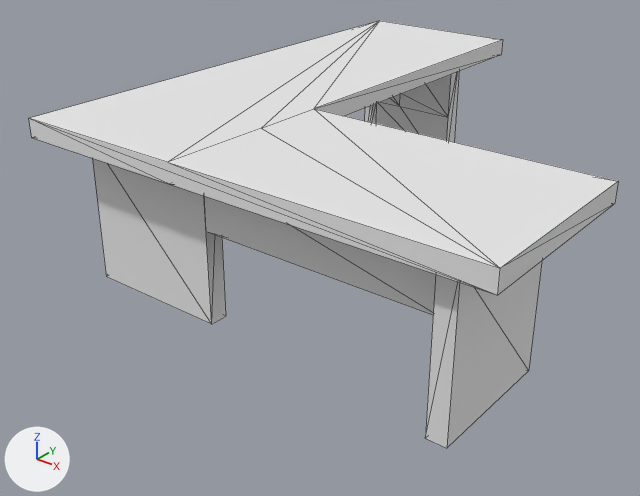
Two versions of the OBJ model media/model/mapmodel/nieb/desk01/flip/model.obj, one commit apart.
Before and after are seen from a camera (50 mm lens) standing at (24.6, -39.0, 22.4) and looking at (-3.0, -4.6, 1.0). The lights are fixed; the arrows at lower left show +X, +Y and +Z. Mesh edges are drawn as thin lines. Where no turn or scale is listed for an object, it has been applied to the vertices. Vertices at the same position are counted once.

The first picture shows 'model.obj'.
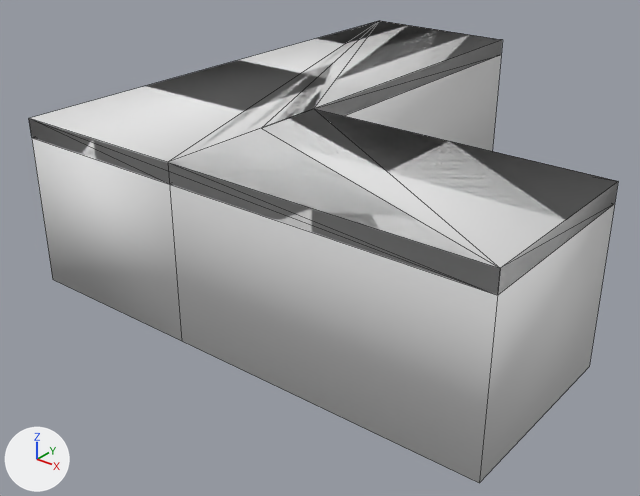
Changed parts and their boxes (x1, y1, x2, y2) in the pictures (640 x 496 px):
'model.obj', reshaped (8% taller)
    before: (29, 21, 618, 448)
    after: (29, 21, 618, 483)
part 1 of me_model_obj, added
    after: (29, 21, 618, 483)

What changed in the scene script:
```text
Change me_model_obj:
    where me_model_obj.from_pydata(...)  # 70 vertices, 102 faces; spans x -13.0..13.0, y -15.0..15.0, z 0.0..9.0
    used by ob_model_obj
    verts and faces of me_model_obj; kept vertices keep their numbers, new ones are numbered from 70
    before: 15 (-13.0, 15.0, 9.0) at pixel (379, 20), 16 (-3.0, 15.0, 9.0) at pixel (502, 39), 17 (-3.0, -5.0, 9.0) at pixel (313, 108), 50 (-3.0, -15.0, 9.0) at pixel (167, 162), 51 (-13.0, -15.0, 9.0) at pixel (28, 118)
    before: 66 (13.0, -5.0, 9.0) at pixel (618, 181), 69 (13.0, -15.0, 9.0) at pixel (500, 268)
    me_model_obj part 1
    add for new, old in zip([*range(70, 77)], [15, 16, 17, 50, 51, 66, 69]): verts[new] = verts[old] + (0.0, 0.0, -9.0)
    add faces += [(17, 50, 69, 66), (17, 66, 75, 72), (66, 69, 76, 75), (17, 72, 73, 50), (50, 73, 76, 69), (72, 75, 76, 73)]
    add faces += [(15, 51, 50, 16), (16, 50, 73, 71), (15, 16, 71, 70), (15, 70, 74, 51), (50, 51, 74, 73), (70, 71, 73, 74)]
```
